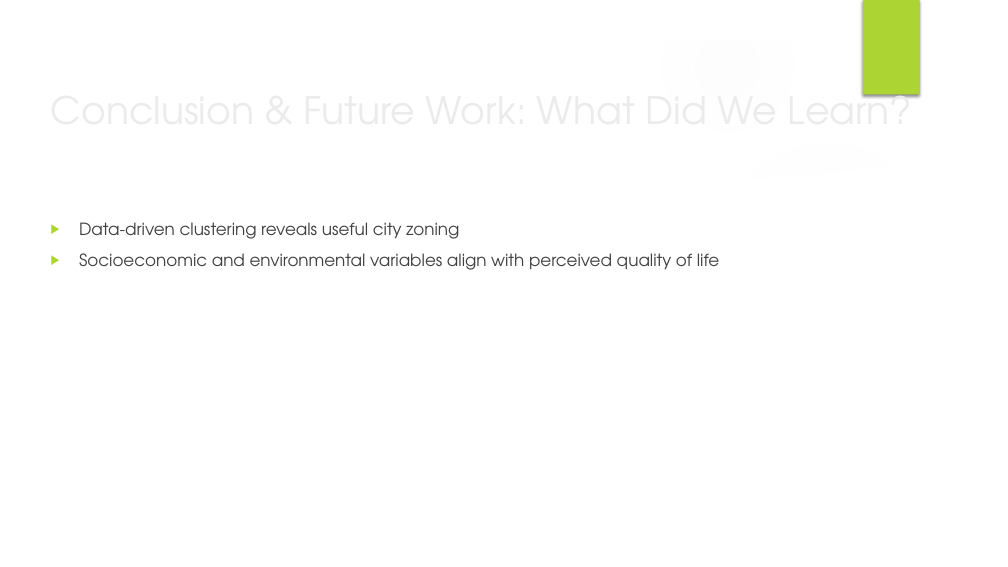
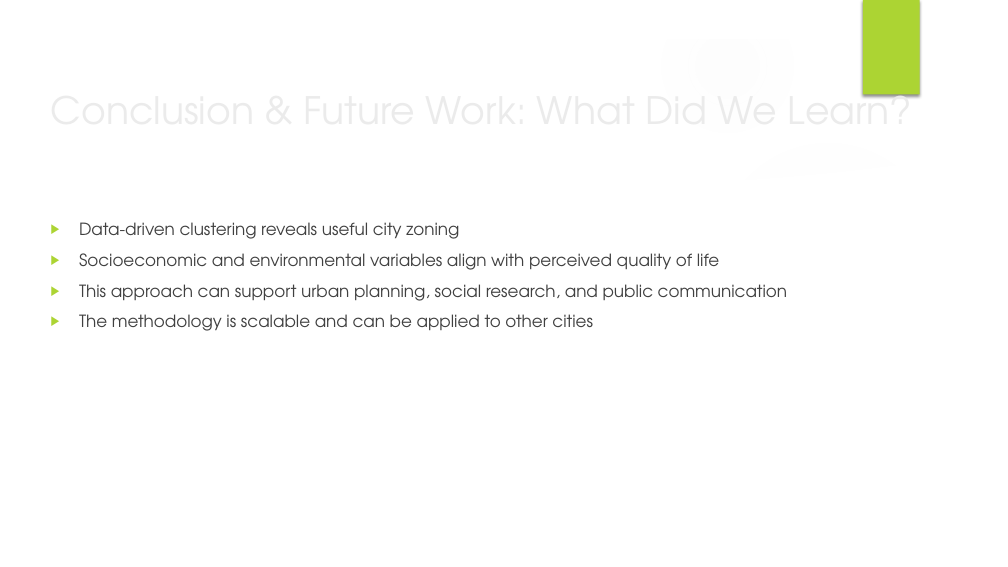
Before and after one commit to IvanOsipovDS/nivel-de-vida-ba, a slide deck: slide 10 of presentation/Classifying_Buenos_Aires_Neighborhoods_by_Quality_of_Life.pptx. Drawn at 1008x567 pixels with LibreOffice and Linux fonts; fonts in the diff are those of the drawing; background and template pictures are left out. Boxes give left, top, right and bottom in pixels: in the first picture for what was removed or moved away, otherwise in the second. Text is boxed around its words. In the diff, an @@ line names an element or a change of style, - is before the commit and + after.

```diff
--- a/presentation/Classifying_Buenos_Aires_Neighborhoods_by_Quality_of_Life.pptx
+++ b/presentation/Classifying_Buenos_Aires_Neighborhoods_by_Quality_of_Life.pptx
@@ text at [79, 284, 787, 331]: paragraphs added @@
+▶ This approach can support urban planning, social research, and public communication
+▶ The methodology is scalable and can be applied to other cities
```
Also in this commit, not shown: 3 other slides changed.
